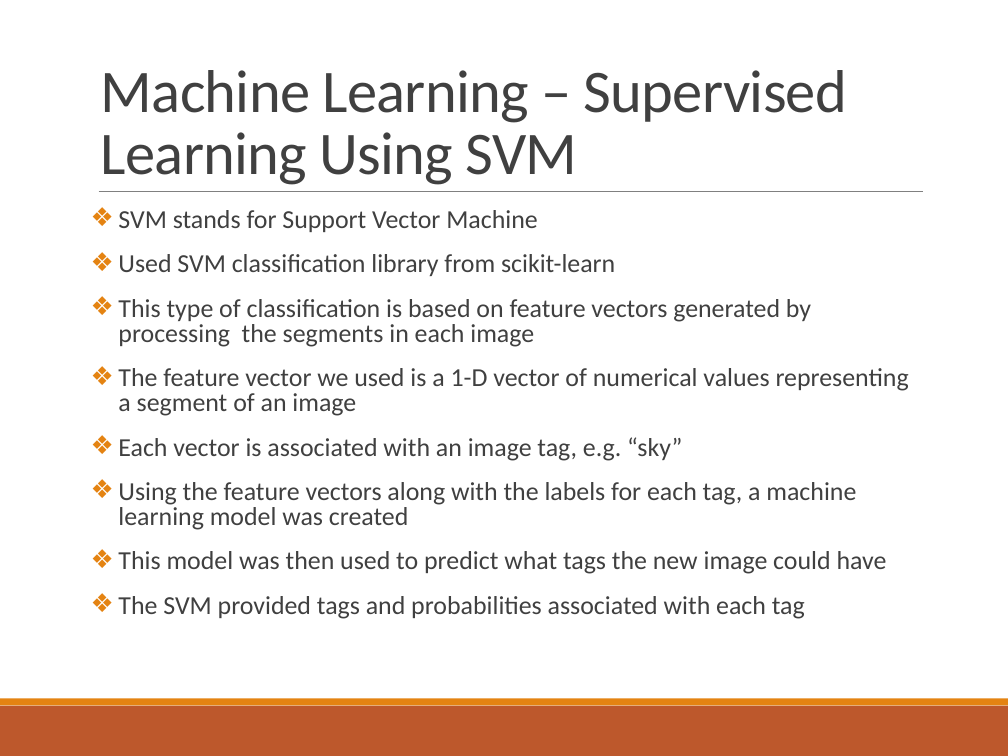
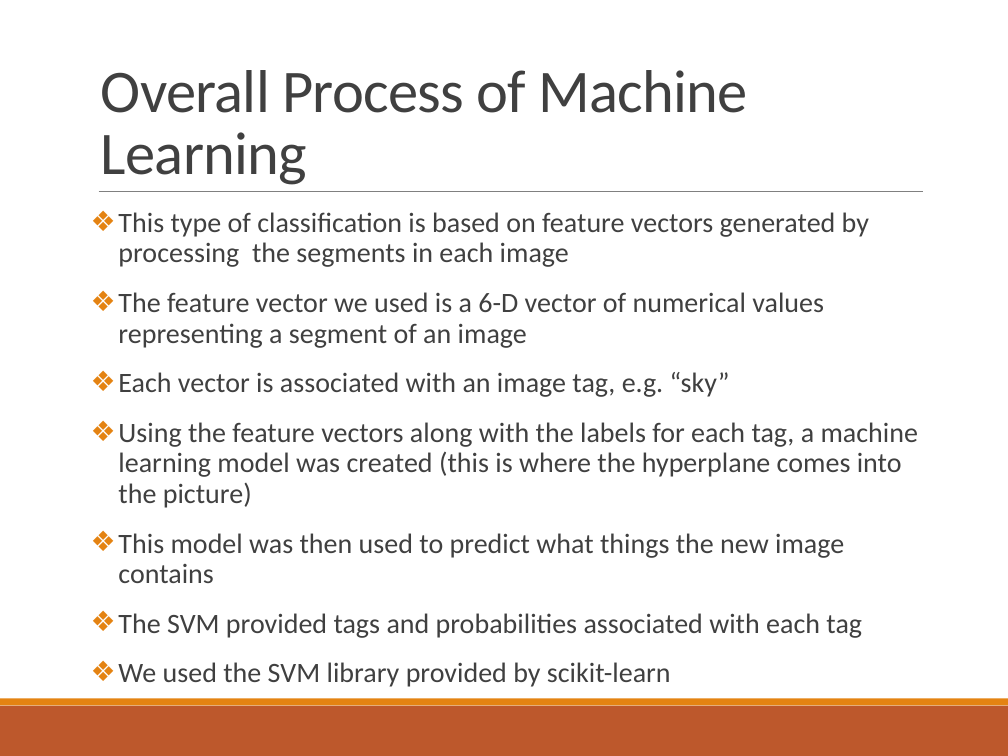
Before and after one commit to somyamohanty/Pixel_Dawgs, a slide deck: slide 15 of Final Presentation.pptx (slide 5 before the commit). Drawn at 1008x756 pixels with LibreOffice and Linux fonts; fonts in the diff are those of the drawing. Boxes give left, top, right and bottom in pixels: in the first picture for what was removed or moved away, otherwise in the second. Text is boxed around its words. In the diff, an @@ line names an element or a change of style, - is before the commit and + after.

Commit message:
Adding completed final presentation and some images used in the presentation

```diff
--- a/Final Presentation.pptx
+++ b/Final Presentation.pptx
@@ title at box(101, 70, 747, 185): text changed @@
-Machine Learning – Supervised Learning Using SVM
+Overall Process of Machine Learning
@@ text at box(118, 210, 615, 276): paragraphs removed @@
-❖ SVM stands for Support Vector Machine
-❖ Used SVM classification library from scikit-learn
@@ text at box(118, 212, 869, 638): size 18.5 to 20 pt in "This type of classification is based on ...", "Each vector is associated with an image ...", "The SVM provided tags and probabilities associated ..."; line spacing 0.8 to 0.9 @@
@@ text at box(118, 292, 824, 348): text changed; size 18.5 to 20 pt @@
-❖ The feature vector we used is a 1-D vector of numerical values representing a segment of an image
+❖ The feature vector we used is a 6-D vector of numerical values representing a segment of an image
@@ text at box(118, 422, 918, 583): text changed; size 18.5 to 20 pt @@
-❖ Using the feature vectors along with the labels for each tag, a machine learning model was created
-❖ This model was then used to predict what tags the new image could have
+❖ Using the feature vectors along with the labels for each tag, a machine learning model was created (this is where the hyperplane comes into the picture)
+❖ This model was then used to predict what things the new image contains
@@ text at box(118, 662, 671, 687): paragraph added @@
+❖ We used the SVM library provided by scikit-learn
```
Also in this commit, not shown: 3 other slides changed, 13 slides added, 2 other files.
